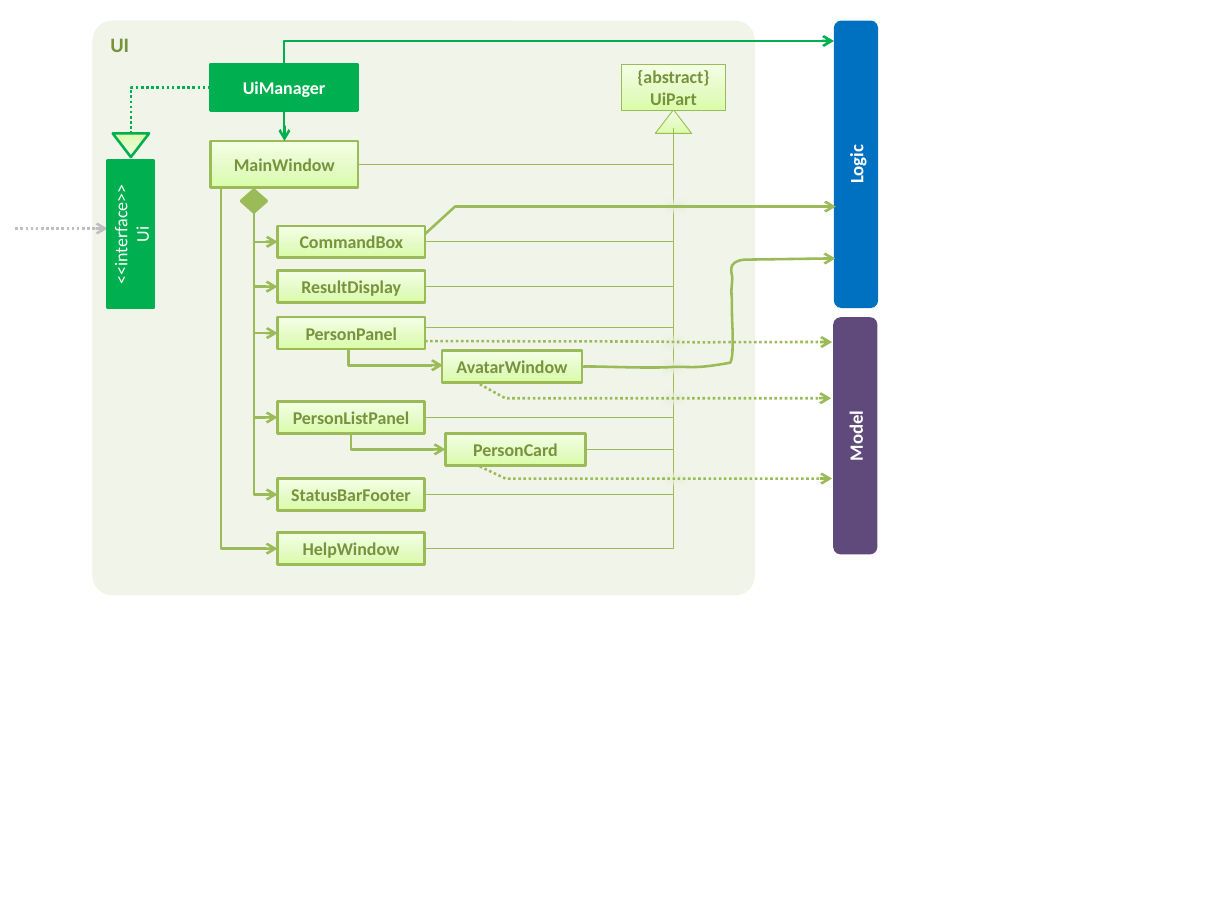
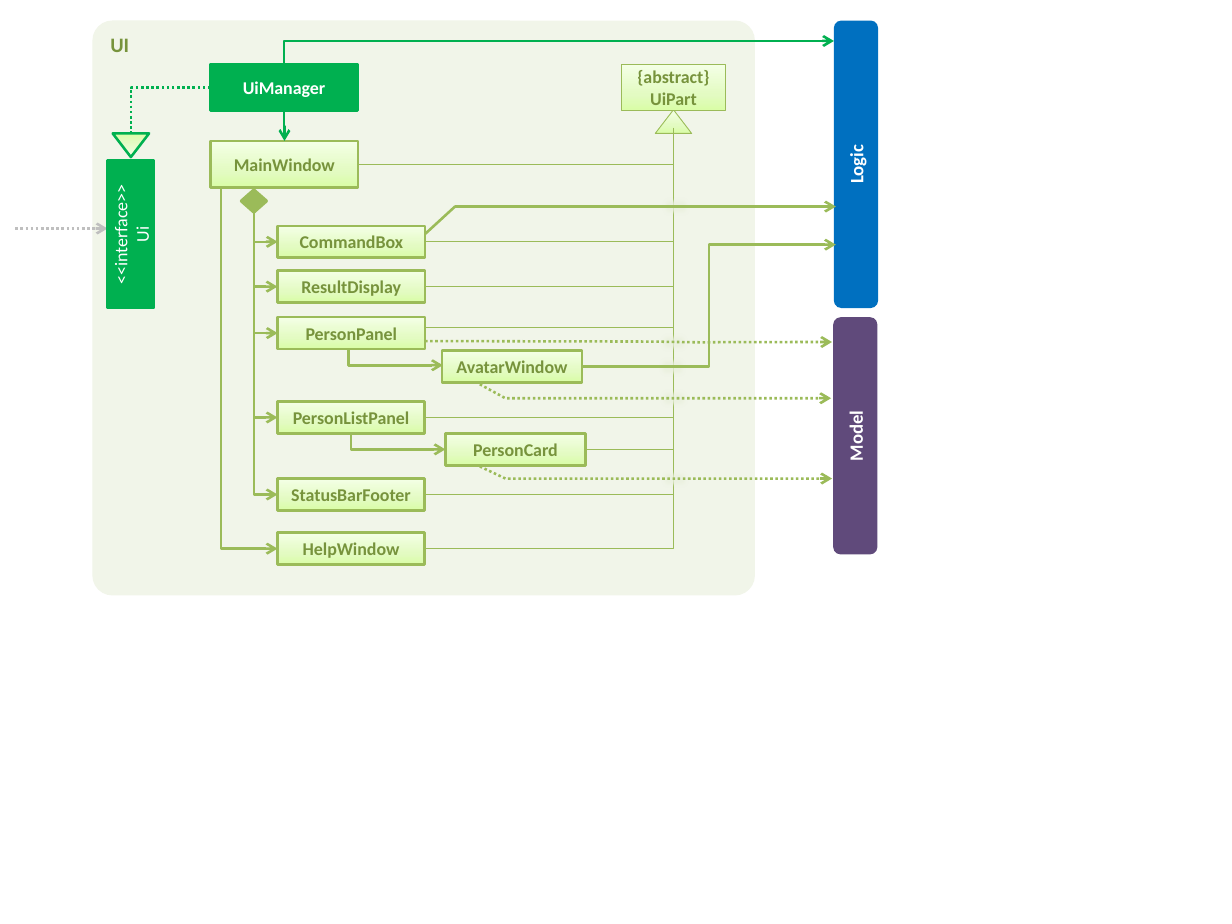
Before and after one commit to teclu/main, a slide deck: slide 1 of docs/diagrams/UiComponentClassDiagram.pptx. Drawn at 1232x924 pixels with LibreOffice and Linux fonts; fonts in the diff are those of the drawing. Boxes give left, top, right and bottom in pixels: in the first picture for what was removed or moved away, otherwise in the second. Text is boxed around its words. In the diff, an @@ line names an element or a change of style, - is before the commit and + after.

Commit message:
Modify UiComponentClassDiagram

```diff
--- a/docs/diagrams/UiComponentClassDiagram.pptx
+++ b/docs/diagrams/UiComponentClassDiagram.pptx
@@ elbow arrow added from (582, 366) to (835, 245), #9BBB59 1.5 pt @@
@@ freeform shape removed at bbox=[583, 259, 835, 368] @@
```
